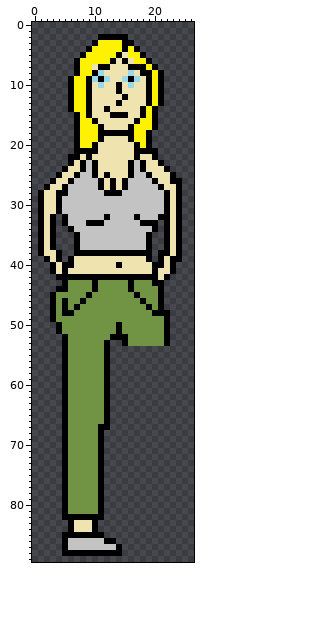
Sprite sheet: Base/Images/PlayerSprites/RachelRight_walk1.png. The picture above was drawn from the file before the commit.
The file is 27x90 pixels. Pixels under 10% opacity are left out.
After:
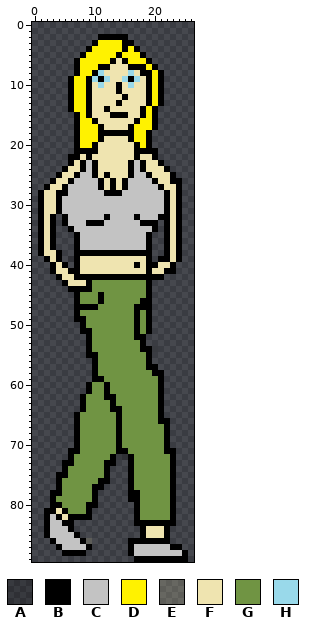
Palette (. is transparent): A #00000032  B #000000  C #c3c3c3  D #fff200  E #efe4b032  F #efe4b0  G #709443  H #99d9ea
Difference:
Changed rows in their new state; - is an unchanged pixel.
first column x 10:
 5 -----D-
 6 ------D
 7 D------
first column x 2:
38 -------------------.----
39 ----AB--------------BF--
40 ----.B------F--B-B-F----
41 ---FBB-----------BF-B---
42 ---FF--------------B.---
43 ----FFFBG-----G--B..----
44 --..BBBBG-----G--B..----
45 -....B-G-B-----G-B..----
46 -....BG--B-------B..----
47 -....-BBB------BB-..----
48 -....B---------B-B...---
49 -....BB--------B-B...---
50 --....B-----G--B-B...---
51 --....BB----G--B-B...---
52 ---....B---GGG-BB....---
53 ---....B--GGGG--B....---
54 ---....B--GGGGGGBBA-----
55 ---....BB-GGGGGGGB------
56 ---.....B-GGGGGGGB------
57 ---.....B-GGGGGGGBB-----
58 ---.....B-GGGGGGGGBB----
59 ---.....BBGGGGGGGGGB----
60 ---....B---GGGGGGGGB----
61 ---....B---GGGGGGGGB----
62 ---...B----BGGGGGGGB----
63 ---...B---GBGGGGGGGB----
64 ---...B---GBBGGGGGGB----
65 ---..B----GGBGGGGGGB----
66 ---..B----GGBGGGGGGBB---
67 ---..B---GGGBGGGGGGGB---
68 ---..B---GGGBGGGGGGGB---
69 ---..B---GGGBGGGGGGGB---
70 ---..B---GGGBGGGGGGGB---
71 ---.BB---GGGBBGGGGGGBB--
72 ---.B----GGBAABGGGGGGB--
73 ----B----GBB--BGGGGGGB--
74 ---------GB---BGGGGGGB--
75 --B------GB---BGGGGGGB--
76 --BG------B---BGGGGGGB--
77 --BG----B-----BGGGGGGB--
78 -BBG----B.----BBGGGGGB--
79 -BGG----B.----BBGGGGGB--
80 -BBG---BB.-----BGGGGGB--
81 BBF----B..-----BGGGGGB--
82 BCBF----..-----BGGGGGB--
83 BCCB-....------BBBBBBB--
84 BCCC-....-------BFFFB---
85 BCCCC-....------BFFFB---
86 -BCC--BE....--BBBBBBB---
87 --BC---B.....-BCCCCCCBB-
88 -------......-BCCCCCCCCB
89 ---------------BBBBBBBBB
